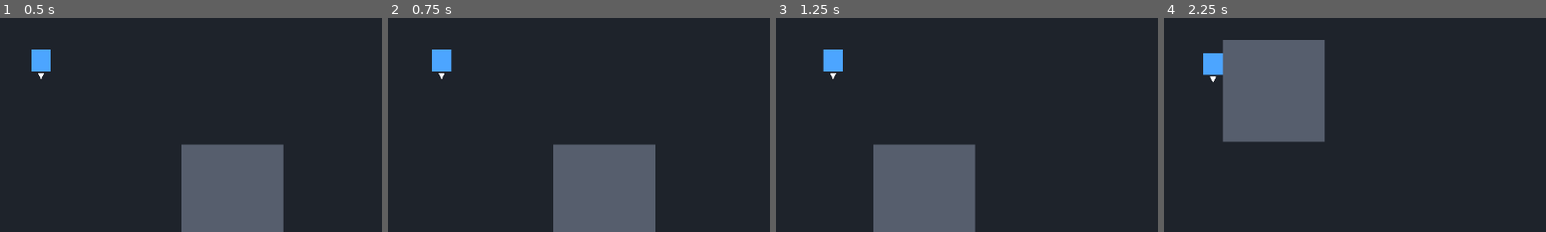
Above: before the commit, frames 1-4 (left to right).
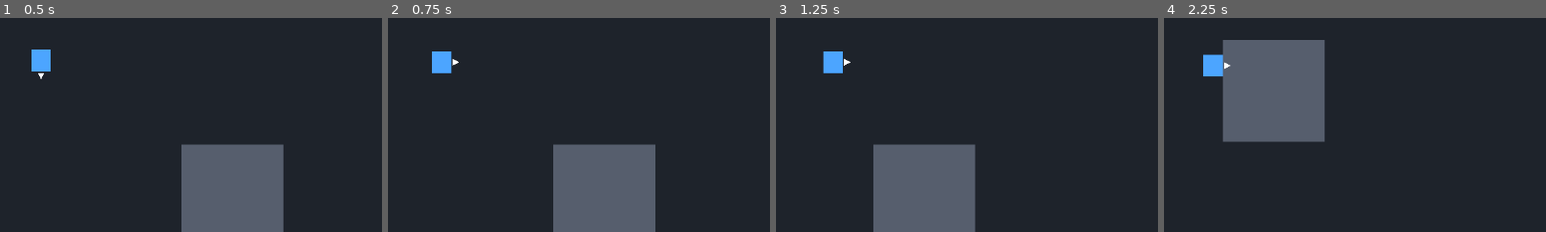
Above: after the commit, the same moments.

Repository: kikajima/dragonballsoullegacy
Game: Godot game, scene res://scenes/bootstrap/bootstrap.tscn
Same seed, same stepped clock (60 frames per second), same inputs: the game is played once before the commit and once after it.
Inputs:
- Up to frame 1 (0.5 s): no input
- Up to frame 2 (0.75 s): tap Enter at 0.5 s; hold D (move_right) from 0.53 s (still down); tap J (attack) at 0.6 s
- Up to frame 3 (1.25 s): keep holding D (move_right)
- Up to frame 4 (2.25 s): release D (move_right) at 1.28 s; hold S (move_down) 1.28-2.03 s; tap Shift (block) at 1.35 s; hold D (move_right) from 2.03 s (still down); hold L (charge_ki) from 2.03 s (still down)
The pictures show only the part of the screen within x 45-95%, y 40-90%; the shares and areas given below are measured in that part.

Frame 1 is identical in both runs. In frame 2, 0.2% of the frame differs, in the area x 11-19%, y 14-29%; in frame 3, 0.2%; in frame 4, 0.2%, in the area x 10-18%, y 16-30%.
Error before the commit: Parse Error: Function "sinf()" not found in base self. (res://actors/player/player_animation_controller.gd:44)

Commit message:
fix: use Godot sine function in placeholder animation

Diff:
--- a/actors/player/player_animation_controller.gd
+++ b/actors/player/player_animation_controller.gd
@@ -41,7 +41,7 @@
 func _update_placeholder_motion(state: StringName, delta: float) -> void:
 	if state == &"walk":
 		_bob_phase += delta * walk_bob_speed
-		visuals.position.y = roundf(sinf(_bob_phase) * walk_bob_amplitude)
+		visuals.position.y = roundf(sin(_bob_phase) * walk_bob_amplitude)
 		return
 
 	_bob_phase = 0.0
